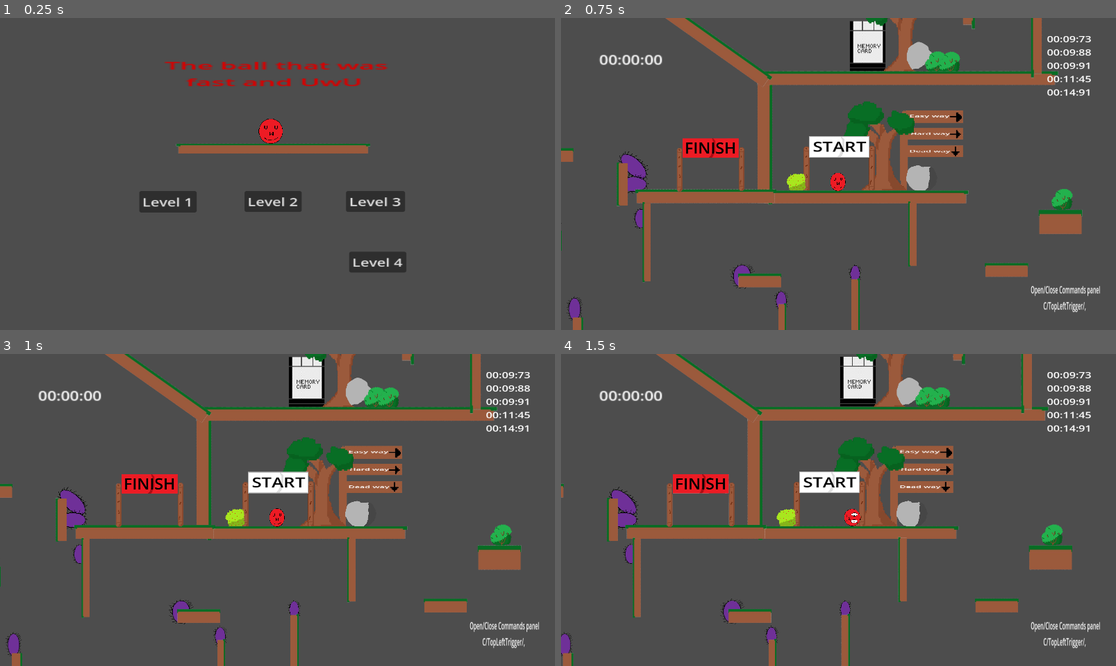
Above: before the commit, frames 1-4 (two rows, left to right).
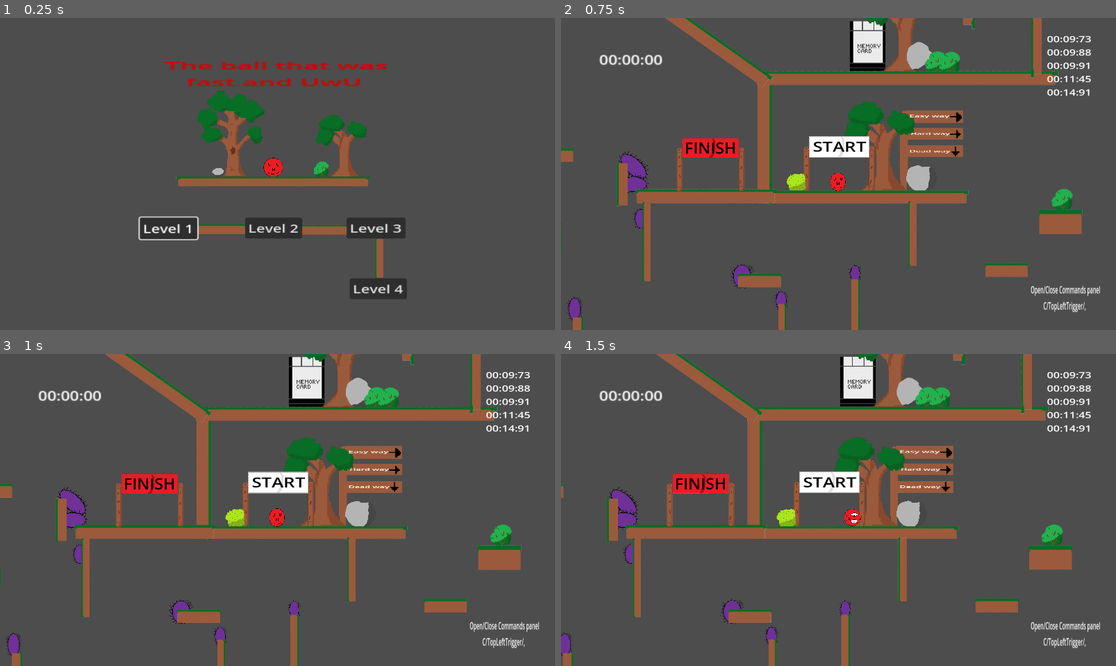
Above: after the commit, the same moments.

Repository: Mahnwe/TheBallThatWasUwU
Game: Godot game, scene res://Scenes/menu.tscn
Same seed, same stepped clock (60 frames per second), same inputs: the game is played once before the commit and once after it.
Inputs (mouse positions are in pixels of both pictures, inside the frame that each line leads up to):
- Up to frame 1 (0.25 s): no input
- Up to frame 2 (0.75 s): click "Level 1" at 0.5 s
- Up to frame 3 (1 s): no input
- Up to frame 4 (1.5 s): tap Enter at 1.25 s; move the mouse to (960, 494) at 1.27 s; hold Right (ui_right) from 1.28 s (still down); tap X (dash) at 1.35 s; click (960, 494) at 1.42 s

The runs differ from the first frame. In frame 1, 11% of the frame differs, in the area x 24-74%, y 23-90%; in frame 2, nothing differs; in frame 3, nothing differs; in frame 4, nothing differs.

Commit message:
Decorate Menu scene and handle focus and navigating between levels in the menu

Diff:
--- a/Scenes/menu.tscn
+++ b/Scenes/menu.tscn
@@ -1,8 +1,13 @@
-[gd_scene load_steps=4 format=3 uid="uid://bqcmrd3sgxvcs"]
+[gd_scene load_steps=9 format=3 uid="uid://bqcmrd3sgxvcs"]
 
 [ext_resource type="Script" path="res://Scripts/menu.gd" id="1_ltdc4"]
+[ext_resource type="PackedScene" uid="uid://uwfcx0dtb2bc" path="res://Scenes/big_tree.tscn" id="3_rsj3o"]
 [ext_resource type="PackedScene" uid="uid://dwvnkbkl3fw0d" path="res://Scenes/platform.tscn" id="3_x4hsc"]
+[ext_resource type="PackedScene" uid="uid://das30qvpbu28b" path="res://Scenes/rock1.tscn" id="4_pwi5b"]
 [ext_resource type="Texture2D" uid="uid://dbrwk67lnlp18" path="res://Arts/SpritesPersoBall/UwUSpriteBallFront-removebg-preview.png" id="4_xglq7"]
+[ext_resource type="PackedScene" uid="uid://dd6m23uhhgmfy" path="res://Scenes/branches_bush.tscn" id="5_ok2nw"]
+[ext_resource type="PackedScene" uid="uid://be8h04flewf2h" path="res://Scenes/tree.tscn" id="6_ilarj"]
+[ext_resource type="PackedScene" uid="uid://doy0e7jnl2886" path="res://Scenes/wall.tscn" id="8_ar47r"]
 
 [node name="Menu" type="Control"]
 custom_minimum_size = Vector2(1920, 1080)
@@ -14,7 +19,16 @@
 grow_vertical = 2
 script = ExtResource("1_ltdc4")
 
+[node name="platform2" parent="." instance=ExtResource("3_x4hsc")]
+position = Vector2(673, 637)
+scale = Vector2(0.254949, 1)
+
+[node name="platform3" parent="." instance=ExtResource("3_x4hsc")]
+position = Vector2(1035, 639)
+scale = Vector2(0.24, 1)
+
 [node name="MenuTitle" type="Label" parent="."]
+z_index = 2
 layout_mode = 0
 offset_left = 570.0
 offset_top = 139.0
@@ -26,11 +40,12 @@
    fast and UwU"
 
 [node name="Level1Button" type="Button" parent="." groups=["MenuButtons"]]
+z_index = 2
 layout_mode = 0
-offset_left = 482.0
-offset_top = 599.0
-offset_right = 558.0
-offset_bottom = 635.0
+offset_left = 484.0
+offset_top = 691.0
+offset_right = 560.0
+offset_bottom = 727.0
 scale = Vector2(2.60997, 2.06604)
 focus_neighbor_left = NodePath("../Level4Button")
 focus_neighbor_top = NodePath("../Level4Button")
@@ -38,15 +53,17 @@
 focus_neighbor_bottom = NodePath("../Level2Button")
 focus_next = NodePath("../Level2Button")
 focus_previous = NodePath("../Level4Button")
+theme_override_colors/icon_normal_color = Color(0, 0, 0, 1)
 theme_override_font_sizes/font_size = 20
 text = "Level 1"
 
 [node name="Level2Button" type="Button" parent="." groups=["MenuButtons"]]
+z_index = 2
 layout_mode = 0
-offset_left = 846.0
-offset_top = 599.0
-offset_right = 922.0
-offset_bottom = 635.0
+offset_left = 848.0
+offset_top = 691.0
+offset_right = 924.0
+offset_bottom = 727.0
 scale = Vector2(2.6, 2.007)
 focus_neighbor_left = NodePath("../Level1Button")
 focus_neighbor_top = NodePath("../Level1Button")
@@ -58,11 +75,12 @@
 text = "Level 2"
 
 [node name="Level3Button" type="Button" parent="." groups=["MenuButtons"]]
+z_index = 2
 layout_mode = 0
-offset_left = 1197.0
-offset_top = 599.0
-offset_right = 1273.0
-offset_bottom = 635.0
+offset_left = 1199.0
+offset_top = 691.0
+offset_right = 1275.0
+offset_bottom = 727.0
 scale = Vector2(2.686, 2.006)
 focus_neighbor_left = NodePath("../Level2Button")
 focus_neighbor_top = NodePath("../Level2Button")
@@ -74,19 +92,32 @@
 text = "Level 3"
 
 [node name="platform" parent="." instance=ExtResource("3_x4hsc")]
-position = Vector2(583, 358)
+position = Vector2(583, 472.125)
+
+[node name="BigTree" parent="platform" instance=ExtResource("3_rsj3o")]
+position = Vector2(214, -67)
+
+[node name="Rock1" parent="platform" instance=ExtResource("4_pwi5b")]
+position = Vector2(171, 66.875)
+
+[node name="BranchesBush" parent="platform" instance=ExtResource("5_ok2nw")]
+position = Vector2(529, 50.875)
+
+[node name="Tree" parent="." instance=ExtResource("6_ilarj")]
+position = Vector2(1186, 473)
 
 [node name="Sprite2D" type="Sprite2D" parent="."]
-position = Vector2(937, 392)
-scale = Vector2(0.19, 0.184238)
+position = Vector2(945.375, 517.125)
+scale = Vector2(0.152778, 0.138309)
 texture = ExtResource("4_xglq7")
 
 [node name="Level4Button" type="Button" parent="." groups=["MenuButtons"]]
+z_index = 2
 layout_mode = 0
-offset_left = 1208.0
-offset_top = 809.0
-offset_right = 1284.0
-offset_bottom = 845.0
+offset_left = 1210.0
+offset_top = 901.0
+offset_right = 1286.0
+offset_bottom = 937.0
 scale = Vector2(2.6, 2)
 focus_neighbor_left = NodePath("../Level3Button")
 focus_neighbor_top = NodePath("../Level3Button")
@@ -97,6 +128,11 @@
 theme_override_font_sizes/font_size = 20
 text = "Level 4"
 
+[node name="Wall" parent="." instance=ExtResource("8_ar47r")]
+position = Vector2(1406, 758)
+rotation = 1.5708
+scale = Vector2(0.44, 1.44)
+
 [connection signal="gui_input" from="Level1Button" to="." method="_on_level_1_button_gui_input"]
 [connection signal="pressed" from="Level1Button" to="." method="_on_level_1_button_pressed"]
 [connection signal="gui_input" from="Level2Button" to="." method="_on_level_2_button_gui_input"]
--- a/Scripts/menu.gd
+++ b/Scripts/menu.gd
@@ -1,6 +1,5 @@
 extends Control
 
-var level_1 = preload("res://Scenes/level1.tscn")
 var is_controller_focused = false
 var config = ConfigFile.new()
 
@@ -11,6 +10,8 @@
 var is_level_three_finished = config.get_value("levels","is_level_three_finished")
 # Called when the node enters the scene tree for the first time.
 func _ready():
+	$Level1Button.grab_focus()
+
 	if !is_level_one_finished:
 		$Level2Button.focus_mode = FOCUS_NONE
 	else:
@@ -23,16 +24,18 @@
 
 # Called every frame. 'delta' is the elapsed time since the previous frame.
 func _process(_delta):
+	for member in get_tree().get_nodes_in_group("MenuButtons"):
+		if member.has_focus:
+			is_controller_focused = true
+		else:
+			is_controller_focused = false
 	wait_for_focus()
 
 func wait_for_focus():
 	for member in get_tree().get_nodes_in_group("MenuButtons"):
 		if member.is_hovered():
 			member.grab_focus()
-			is_controller_focused = false
-	if Input.is_action_just_pressed("ui_up") or Input.is_action_just_pressed("ui_down") or Input.is_action_just_pressed("ui_focus_next")  and !is_controller_focused:
-		$Level1Button.grab_focus()
-		is_controller_focused = true
+			is_controller_focused = true
 
 
 func _on_level_1_button_pressed():
@@ -49,39 +52,43 @@
 
 func _on_level_1_button_gui_input(event):
 	if has_focus() and event is InputEventKey or event is InputEventJoypadButton:
-		if event.is_action_pressed("ui_up") or event.is_action_pressed("ui_focus_prev") or event.is_action_pressed("ui_left"):
+		is_controller_focused = true
+		if event.is_action_pressed("ui_up") or event.is_action_pressed("ui_left"):
 			accept_event() # prevent the normal focus-stuff from happening
 			$Level4Button.grab_focus()
-		elif event.is_action_pressed("ui_down") or Input.is_action_just_pressed("ui_focus_next") or event.is_action_pressed("ui_right"):
+		elif event.is_action_pressed("ui_down") or event.is_action_pressed("ui_right"):
 			accept_event() # prevent the normal focus-stuff from happening
 			$Level2Button.grab_focus()
 
 
 func _on_level_2_button_gui_input(event):
 	if has_focus() and event is InputEventKey or event is InputEventJoypadButton:
-		if event.is_action_pressed("ui_up") or event.is_action_pressed("ui_focus_prev") or event.is_action_pressed("ui_left"):
+		is_controller_focused = true
+		if event.is_action_pressed("ui_up") or event.is_action_pressed("ui_left"):
 			accept_event() # prevent the normal focus-stuff from happening
 			$Level1Button.grab_focus()
-		elif event.is_action_pressed("ui_down") or Input.is_action_just_pressed("ui_focus_next") or event.is_action_pressed("ui_right"):
+		elif event.is_action_pressed("ui_down") or event.is_action_pressed("ui_right"):
 			accept_event() # prevent the normal focus-stuff from happening
 			$Level3Button.grab_focus()
 
 
 func _on_level_3_button_gui_input(event):
 	if has_focus() and event is InputEventKey or event is InputEventJoypadButton:
-		if event.is_action_pressed("ui_up") or event.is_action_pressed("ui_focus_prev") or event.is_action_pressed("ui_left"):
+		is_controller_focused = true
+		if event.is_action_pressed("ui_up") or event.is_action_pressed("ui_left"):
 			accept_event() # prevent the normal focus-stuff from happening
 			$Level2Button.grab_focus()
-		elif event.is_action_pressed("ui_down") or Input.is_action_just_pressed("ui_focus_next") or event.is_action_pressed("ui_right"):
+		elif event.is_action_pressed("ui_down") or event.is_action_pressed("ui_right"):
 			accept_event() # prevent the normal focus-stuff from happening
 			$Level4Button.grab_focus()
 
 
 func _on_level_4_button_gui_input(event):
 	if has_focus() and event is InputEventKey or event is InputEventJoypadButton:
-		if event.is_action_pressed("ui_up") or event.is_action_pressed("ui_focus_prev") or event.is_action_pressed("ui_left"):
+		is_controller_focused = true
+		if event.is_action_pressed("ui_up") or event.is_action_pressed("ui_left"):
 			accept_event() # prevent the normal focus-stuff from happening
 			$Level3Button.grab_focus()
-		elif event.is_action_pressed("ui_down") or Input.is_action_just_pressed("ui_focus_next") or event.is_action_pressed("ui_right"):
+		elif event.is_action_pressed("ui_down") or event.is_action_pressed("ui_right"):
 			accept_event() # prevent the normal focus-stuff from happening
 			$Level1Button.grab_focus()
--- a/project.godot
+++ b/project.godot
@@ -38,8 +38,6 @@
 "deadzone": 0.5,
 "events": [Object(InputEventKey,"resource_local_to_scene":false,"resource_name":"","device":-1,"window_id":0,"alt_pressed":false,"shift_pressed":false,"ctrl_pressed":false,"meta_pressed":false,"pressed":false,"keycode":0,"physical_keycode":68,"key_label":0,"unicode":100,"echo":false,"script":null)
 , Object(InputEventKey,"resource_local_to_scene":false,"resource_name":"","device":-1,"window_id":0,"alt_pressed":false,"shift_pressed":false,"ctrl_pressed":false,"meta_pressed":false,"pressed":false,"keycode":0,"physical_keycode":4194321,"key_label":0,"unicode":0,"echo":false,"script":null)
-, Object(InputEventJoypadMotion,"resource_local_to_scene":false,"resource_name":"","device":-1,"axis":0,"axis_value":1.0,"script":null)
-, Object(InputEventJoypadButton,"resource_local_to_scene":false,"resource_name":"","device":-1,"button_index":14,"pressure":0.0,"pressed":true,"script":null)
 , Object(InputEventKey,"resource_local_to_scene":false,"resource_name":"","device":-1,"window_id":0,"alt_pressed":false,"shift_pressed":false,"ctrl_pressed":false,"meta_pressed":false,"pressed":false,"keycode":0,"physical_keycode":59,"key_label":0,"unicode":109,"echo":false,"script":null)
 ]
 }
@@ -48,8 +46,20 @@
 "events": [Object(InputEventKey,"resource_local_to_scene":false,"resource_name":"","device":-1,"window_id":0,"alt_pressed":false,"shift_pressed":false,"ctrl_pressed":false,"meta_pressed":false,"pressed":false,"keycode":0,"physical_keycode":65,"key_label":0,"unicode":113,"echo":false,"script":null)
 , Object(InputEventKey,"resource_local_to_scene":false,"resource_name":"","device":-1,"window_id":0,"alt_pressed":false,"shift_pressed":false,"ctrl_pressed":false,"meta_pressed":false,"pressed":false,"keycode":0,"physical_keycode":4194319,"key_label":0,"unicode":0,"echo":false,"script":null)
 , Object(InputEventKey,"resource_local_to_scene":false,"resource_name":"","device":-1,"window_id":0,"alt_pressed":false,"shift_pressed":false,"ctrl_pressed":false,"meta_pressed":false,"pressed":false,"keycode":0,"physical_keycode":75,"key_label":0,"unicode":107,"echo":false,"script":null)
+]
+}
+ui_left={
+"deadzone": 0.5,
+"events": [Object(InputEventKey,"resource_local_to_scene":false,"resource_name":"","device":0,"window_id":0,"alt_pressed":false,"shift_pressed":false,"ctrl_pressed":false,"meta_pressed":false,"pressed":false,"keycode":4194319,"physical_keycode":0,"key_label":0,"unicode":0,"echo":false,"script":null)
 , Object(InputEventJoypadMotion,"resource_local_to_scene":false,"resource_name":"","device":-1,"axis":0,"axis_value":-1.0,"script":null)
 , Object(InputEventJoypadButton,"resource_local_to_scene":false,"resource_name":"","device":-1,"button_index":13,"pressure":0.0,"pressed":true,"script":null)
+]
+}
+ui_right={
+"deadzone": 0.5,
+"events": [Object(InputEventKey,"resource_local_to_scene":false,"resource_name":"","device":0,"window_id":0,"alt_pressed":false,"shift_pressed":false,"ctrl_pressed":false,"meta_pressed":false,"pressed":false,"keycode":4194321,"physical_keycode":0,"key_label":0,"unicode":0,"echo":false,"script":null)
+, Object(InputEventJoypadMotion,"resource_local_to_scene":false,"resource_name":"","device":-1,"axis":0,"axis_value":1.0,"script":null)
+, Object(InputEventJoypadButton,"resource_local_to_scene":false,"resource_name":"","device":-1,"button_index":14,"pressure":0.0,"pressed":true,"script":null)
 ]
 }
 ui_up={
